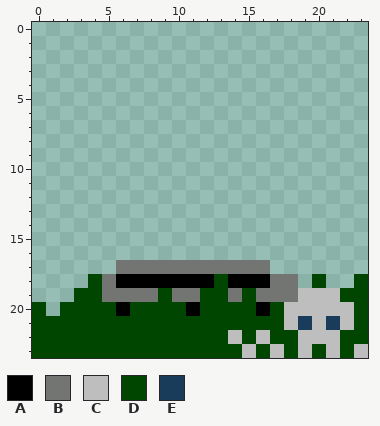
Pixel-art sprite -- gamemelon/debug/images/grave/cell_04.png. Above is the file before it was changed.
The file is 24x24 pixels.
Palette (. is transparent): A #000000  B #737573  C #bdbebd  D #004500  E #183c5a
Pixels before, first column x 0:
17 ......BBBBBBBBBBB.......
18 ....DBAAAAAAADAAABB.D..D
19 ...DDBBBBDBBDDBDBBBCCCDD
20 D.DDDDADDDDADDDDADCCCCCD
21 DDDDDDDDDDDDDDDDDDCECECD
22 DDDDDDDDDDDDDDCDCDDCCCDD
23 DDDDDDDDDDDDDDDCDCDCDCDC
The result:
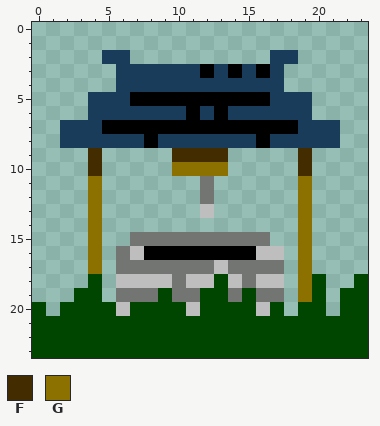
Colours new in this view: F #422c00  G #8c7100
Diff:
{"y":2,"x":5,"old":"..","new":"EE"}
{"y":2,"x":17,"old":"..","new":"EE"}
{"y":3,"x":6,"old":"............","new":"EEEEEEAEAEAE"}
{"y":4,"x":6,"old":"............","new":"EEEEEEEEEEEE"}
{"y":5,"x":4,"old":"................","new":"EEEAAAAAAAAAAEEE"}
{"y":6,"x":4,"old":"................","new":"EEEEEEEAEAEEEEEE"}
{"y":7,"x":2,"old":"....................","new":"EEEAAAAAAAAAAAAAAEEE"}
{"y":8,"x":2,"old":"....................","new":"EEEEEEAEEEEEEEAEEEEE"}
{"y":9,"x":4,"old":".","new":"F"}
{"y":9,"x":10,"old":"....","new":"FFFF"}
{"y":9,"x":19,"old":".","new":"F"}
{"y":10,"x":4,"old":".","new":"F"}
{"y":10,"x":10,"old":"....","new":"GGGG"}
{"y":10,"x":19,"old":".","new":"F"}
{"y":11,"x":4,"old":".","new":"G"}
{"y":11,"x":12,"old":".","new":"B"}
{"y":11,"x":19,"old":".","new":"G"}
{"y":12,"x":4,"old":".","new":"G"}
{"y":12,"x":12,"old":".","new":"B"}
{"y":12,"x":19,"old":".","new":"G"}
{"y":13,"x":4,"old":".","new":"G"}
{"y":13,"x":12,"old":".","new":"C"}
{"y":13,"x":19,"old":".","new":"G"}
{"y":14,"x":4,"old":".","new":"G"}
{"y":14,"x":19,"old":".","new":"G"}
{"y":15,"x":4,"old":".","new":"G"}
{"y":15,"x":7,"old":"..........","new":"BBBBBBBBBB"}
{"y":15,"x":19,"old":".","new":"G"}
{"y":16,"x":4,"old":".","new":"G"}
{"y":16,"x":6,"old":"............","new":"BCAAAAAAAACC"}
{"y":16,"x":19,"old":".","new":"G"}
{"y":17,"x":4,"old":".","new":"G"}
{"y":17,"x":13,"old":"B","new":"C"}
{"y":17,"x":17,"old":".","new":"B"}
{"y":17,"x":19,"old":".","new":"G"}
{"y":18,"x":5,"old":"BAAAAAAA","new":".CCCCBCC"}
{"y":18,"x":14,"old":"AAABB.","new":"CBCC.G"}
{"y":19,"x":5,"old":"B","new":"."}
{"y":19,"x":18,"old":"BCCC","new":".GD."}
{"y":20,"x":6,"old":"A","new":"C"}
{"y":20,"x":11,"old":"A","new":"C"}
{"y":20,"x":16,"old":"A","new":"C"}
{"y":20,"x":18,"old":"CCCCC","new":".DD.D"}
{"y":21,"x":18,"old":"CECEC","new":"DDDDD"}
{"y":22,"x":14,"old":"C","new":"D"}
{"y":22,"x":16,"old":"C","new":"D"}
{"y":22,"x":19,"old":"CCC","new":"DDD"}
{"y":23,"x":15,"old":"C","new":"D"}
{"y":23,"x":17,"old":"C","new":"D"}
{"y":23,"x":19,"old":"C","new":"D"}
{"y":23,"x":21,"old":"C","new":"D"}
{"y":23,"x":23,"old":"C","new":"D"}
{"label":"changed","picture_box":[60,50,368,358]}
